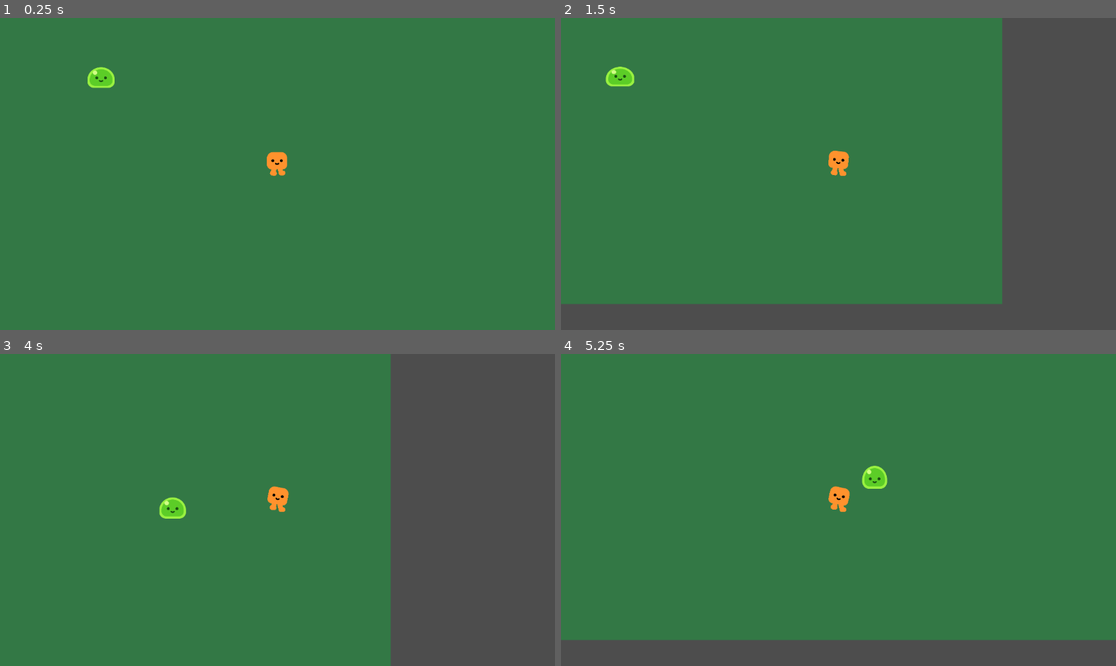
Above: before the commit, frames 1-4 (two rows, left to right).
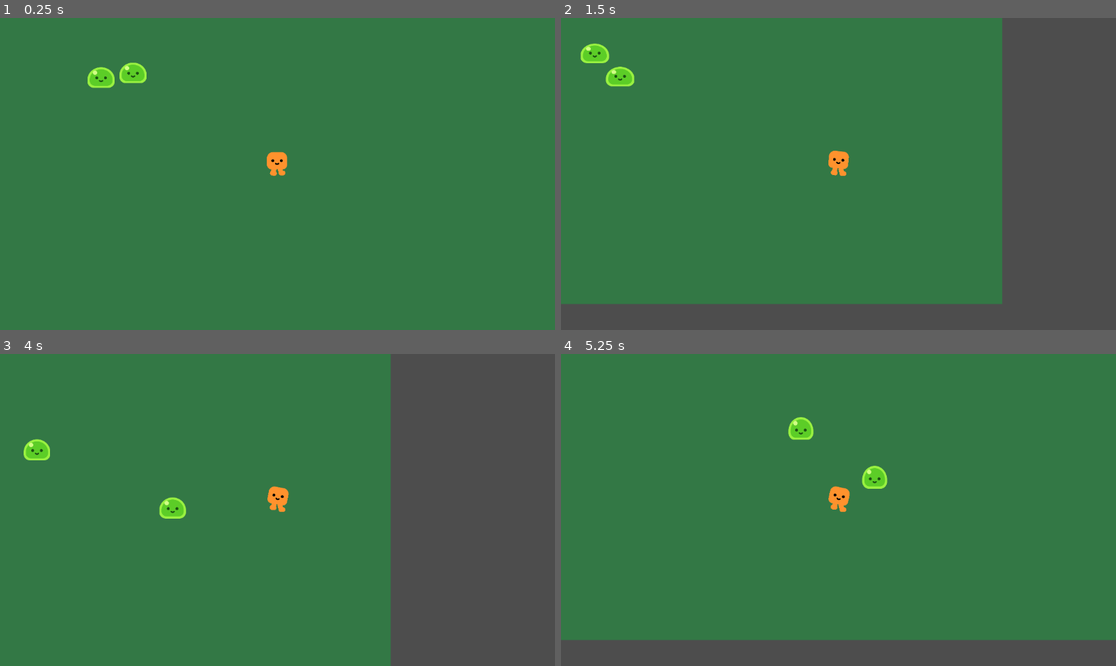
Above: after the commit, the same moments.

Repository: Nalmeder/idleshmup
Game: Godot game, scene res://idleschmup_game.tscn
Two runs of this game, one before a commit and one after it. Both use one fixed random seed, a clock stepped at 60 frames per second and the inputs below.
Inputs:
- Up to frame 1 (0.25 s): no input
- Up to frame 2 (1.5 s): hold Right (right) 0.53-1.28 s; hold Down (down) from 1.28 s (still down)
- Up to frame 3 (4 s): release Down (down) at 2.03 s; hold Right (right) 2.03-2.78 s; hold Up (up) 2.78-3.53 s; hold Left (left) from 3.53 s (still down)
- Up to frame 4 (5.25 s): release Left (left) at 5.03 s; hold Down (down) from 5.03 s (still down)

The runs differ from the first frame. In frame 1, 0.3% of the frame differs, in the area x 21-27%, y 14-21%; in frame 2, 0.3%; in frame 3, 0.3%; in frame 4, 0.3%, in the area x 40-46%, y 20-28%.

Commit message:
messing with some composition settings

Diff:
--- a/Player.tscn
+++ b/Player.tscn
@@ -1,7 +1,9 @@
-[gd_scene load_steps=4 format=3 uid="uid://cb8xkqgyjp80b"]
+[gd_scene load_steps=6 format=3 uid="uid://cb8xkqgyjp80b"]
 
 [ext_resource type="Script" path="res://Player.gd" id="1_0cqbq"]
 [ext_resource type="PackedScene" uid="uid://pbmyh1qru7p" path="res://characters/happy_boo/happy_boo.tscn" id="2_bikoa"]
+[ext_resource type="PackedScene" uid="uid://dddqyntjff3cp" path="res://components/damage_component.tscn" id="3_wmxx7"]
+[ext_resource type="PackedScene" uid="uid://cuhrf53bsvtu3" path="res://components/health_component.tscn" id="4_jlhpp"]
 
 [sub_resource type="CapsuleShape2D" id="CapsuleShape2D_pv5bv"]
 radius = 31.0
@@ -18,3 +20,8 @@
 
 [node name="Camera2D" type="Camera2D" parent="."]
 zoom = Vector2(0.5, 0.5)
+
+[node name="damage_component" parent="." instance=ExtResource("3_wmxx7")]
+
+[node name="health_component" parent="." instance=ExtResource("4_jlhpp")]
+max_health = 100
--- /dev/null
+++ b/characters/immortal_slime.tscn
@@ -0,0 +1,30 @@
+[gd_scene load_steps=4 format=3 uid="uid://dm7x5034kn7wb"]
+
+[ext_resource type="Script" path="res://mob_slime.gd" id="1_fgayw"]
+[ext_resource type="PackedScene" uid="uid://ogik4s70pgwl" path="res://characters/slime/slime.tscn" id="2_1w50o"]
+
+[sub_resource type="CapsuleShape2D" id="CapsuleShape2D_d6ntg"]
+radius = 43.0
+height = 110.0
+
+[node name="immortal_slime" type="CharacterBody2D"]
+position = Vector2(345, 245)
+collision_layer = 2
+motion_mode = 1
+script = ExtResource("1_fgayw")
+instance_module = Color(0.196078, 0.196078, 0.196078, 1)
+
+[node name="Slime" parent="." instance=ExtResource("2_1w50o")]
+
+[node name="HitBox" type="CollisionShape2D" parent="."]
+position = Vector2(0.02, -32.945)
+rotation = 1.5708
+scale = Vector2(0.95, 0.95)
+shape = SubResource("CapsuleShape2D_d6ntg")
+
+[node name="Hurtbox" type="CollisionShape2D" parent="."]
+position = Vector2(0.02, -32.945)
+rotation = 1.5708
+scale = Vector2(0.75, 0.75)
+shape = SubResource("CapsuleShape2D_d6ntg")
+debug_color = Color(0.988235, 0, 0.313726, 0.419608)
--- a/idleschmup_game.tscn
+++ b/idleschmup_game.tscn
@@ -1,8 +1,9 @@
-[gd_scene load_steps=5 format=3 uid="uid://cmhpxbr48eqpo"]
+[gd_scene load_steps=6 format=3 uid="uid://cmhpxbr48eqpo"]
 
 [ext_resource type="PackedScene" uid="uid://cb8xkqgyjp80b" path="res://Player.tscn" id="1_1q1p2"]
 [ext_resource type="Script" path="res://attack_range.gd" id="2_17nf2"]
 [ext_resource type="PackedScene" uid="uid://5bgiub0jk47p" path="res://mob_slime.tscn" id="2_m4g0g"]
+[ext_resource type="PackedScene" uid="uid://dm7x5034kn7wb" path="res://characters/immortal_slime.tscn" id="4_feq3o"]
 
 [sub_resource type="CircleShape2D" id="CircleShape2D_c10p2"]
 
@@ -34,3 +35,9 @@
 [node name="mob_slime" parent="." instance=ExtResource("2_m4g0g")]
 position = Vector2(345, 245)
 collision_layer = 2
+
+[node name="immortal_slime" parent="." instance=ExtResource("4_feq3o")]
+position = Vector2(524, 245)
+SPEED = 100
+
+[node name="CanvasLayer" type="CanvasLayer" parent="."]
--- a/mob_slime.gd
+++ b/mob_slime.gd
@@ -1,8 +1,8 @@
 extends CharacterBody2D
 
-const SPEED = 300
-
 @onready var player = get_node("../Player")
+@export var instance_module = Color(1.0 , 1.0, 1.0)
+@export var SPEED = 300
 
 func _ready():
 	get_node("Slime").play_walk()
